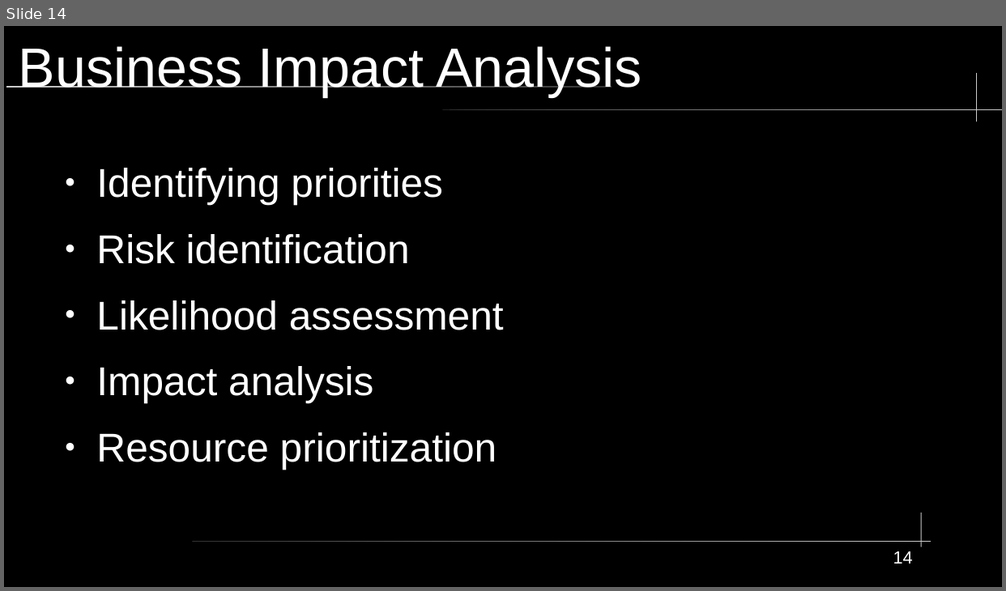
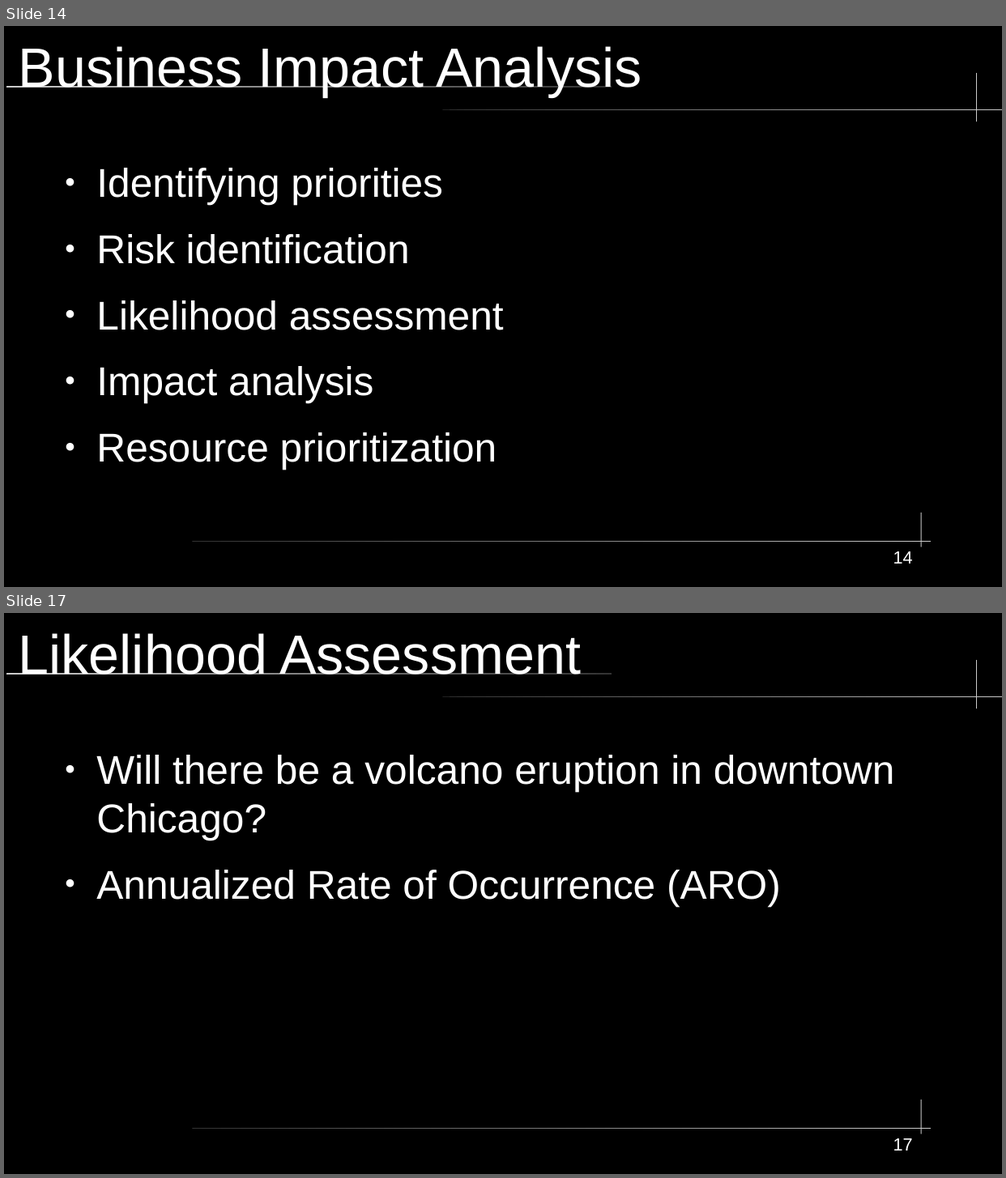
Before and after one commit to City-Colleges-of-Chicago-Cybersecurity/COMPSFI-214, a slide deck: 2026/Spring/powerpoints/Chatper-03-Business-Continuity-Planning.odp. Shown one above the other, each under a label of ours: slide 14 before the commit, slides 14 and 17 after it; the slides between them are not shown. The pictures are 1006x591 and 1006x1178 pixels, drawn with LibreOffice and Linux fonts; fonts in the diff are those of the drawing. Boxes give left, top, right and bottom in pixels: in the first picture for what was removed or moved away, otherwise in the second. Text is boxed around its words. In the diff, an @@ line names an element or a change of style, - is before the commit and + after.

```diff
--- a/2026/Spring/powerpoints/Chatper-03-Business-Continuity-Planning.odp
+++ b/2026/Spring/powerpoints/Chatper-03-Business-Continuity-Planning.odp
@@ slide 17 added at [4, 613, 1002, 1174], background #000000; not listed: 5 template elements that a slide beside it also shows @@
@@ title added at [19, 633, 581, 675], 44 pt, text #FFFFFF @@
+Likelihood Assessment
@@ text added at [96, 755, 895, 906], 32 pt, text #FFFFFF @@
+● Will there be a volcano eruption in downtown Chicago?
+● Annualized Rate of Occurrence (ARO)
@@ page number added at [893, 1139, 913, 1151], 14 pt, text #FFFFFF @@
+17
```
Also in this commit, not shown: 4 other slides added.
